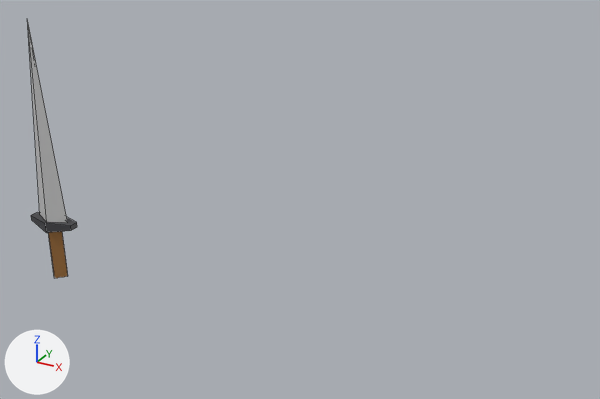
The Blender file Blender-Items/RPGGame_Items.blend as it was, and as the next commit left it.
Both versions are drawn from a 50 mm lens placed at (2.758, -2.583, 1.349), pointed at (1.277, 0.11, 0.002). Arrows for +X, +Y and +Z are at lower left; the lights stay in place. Mesh edges are drawn as thin lines.

Before the edit, the objects in view are built like this:
```python
me_cube_001 = bpy.data.meshes.new('Cube.001')
me_cube_001.from_pydata(...)  # 25 vertices, 19 faces; spans x -0.125..0.125, y -0.057..0.057, z -0.625..0.625
# faces by material slot: [5, 10, 4]
me_cube_001.materials.append(mat_wood)  # brown #aa7740
me_cube_001.materials.append(mat_steel)  # dark grey #444448
me_cube_001.materials.append(mat_steel_polished)  # light grey #cacaca
ob_sword = bpy.data.objects.new('sword', me_cube_001)
ob_sword.location = (0.0, 0.0, 0.0)
```
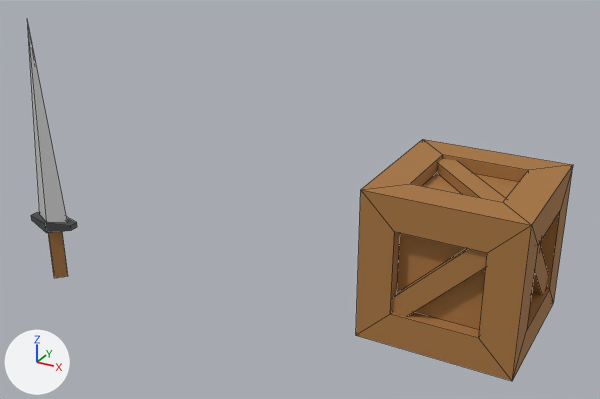
Scene script edits in JSON lines:
```json
{"op": "add", "block": "me_cube", "code": ["me_cube = bpy.data.meshes.new('Cube')", "me_cube.from_pydata(...)  # 104 vertices, 72 faces; spans x -0.281..0.281, y -0.281..0.281, z -0.281..0.281", "me_cube.materials.append(mat_wood)  # brown #aa7740"]}
{"op": "add", "block": "ob_pickup_box", "code": ["ob_pickup_box = bpy.data.objects.new('pickup_box', me_cube)", "ob_pickup_box.location = (2.0, 0.0, 0.0)"]}
```

Pixel boxes (x1, y1, x2, y2) of what changed, in the pictures (600 x 399 px):
```json
{"object": "pickup_box", "change": "added", "after": [356, 139, 573, 381], "on screen": "brown"}
```
